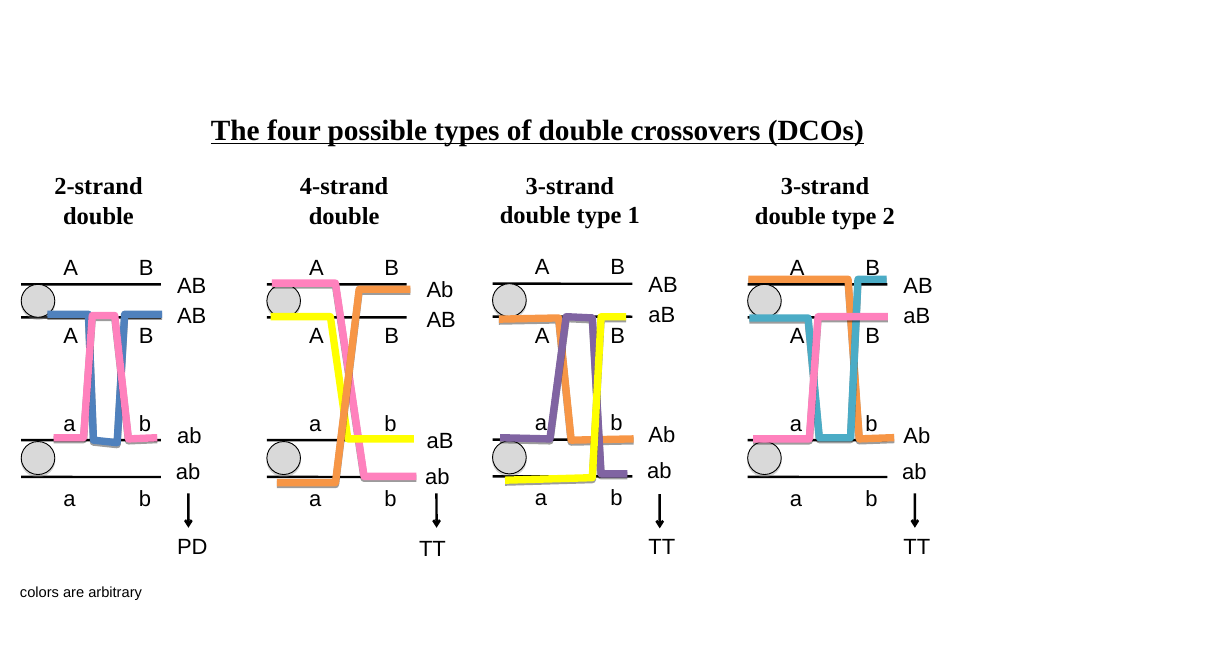
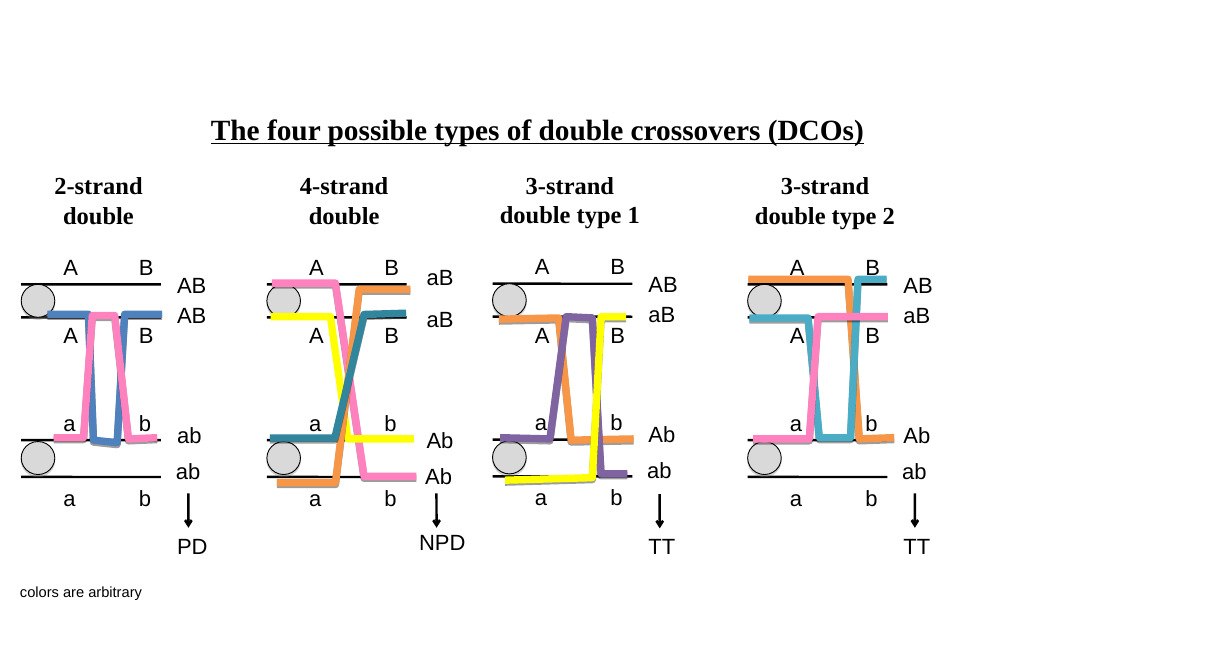
Before and after one commit to ericminikel/cureffi, a slide deck: slide 2 of media/2014/09/yeast-meiosis.ppt. Drawn at 1232x660 pixels with LibreOffice and Linux fonts; fonts in the diff are those of the drawing. Boxes give left, top, right and bottom in pixels: in the first picture for what was removed or moved away, otherwise in the second. Text is boxed around its words. In the diff, an @@ line names an element or a change of style, - is before the commit and + after.

```diff
--- a/media/2014/09/yeast-meiosis.ppt
+++ b/media/2014/09/yeast-meiosis.ppt
@@ text at <box>427,270,454,286</box>: text changed @@
-Ab
+aB
@@ freeform shape added at <box>270,313,407,438</box>, outline #31859C 6.01 pt @@
@@ text at <box>427,312,454,328</box>: text changed @@
-AB
+aB
@@ text at <box>427,432,454,449</box>: text changed @@
-aB
+Ab
@@ text at <box>425,468,452,485</box>: text changed @@
-ab
+Ab
@@ text at <box>419,535,465,550</box>: text changed @@
-TT
+NPD
```
Also in this commit, not shown: 1 other file.
